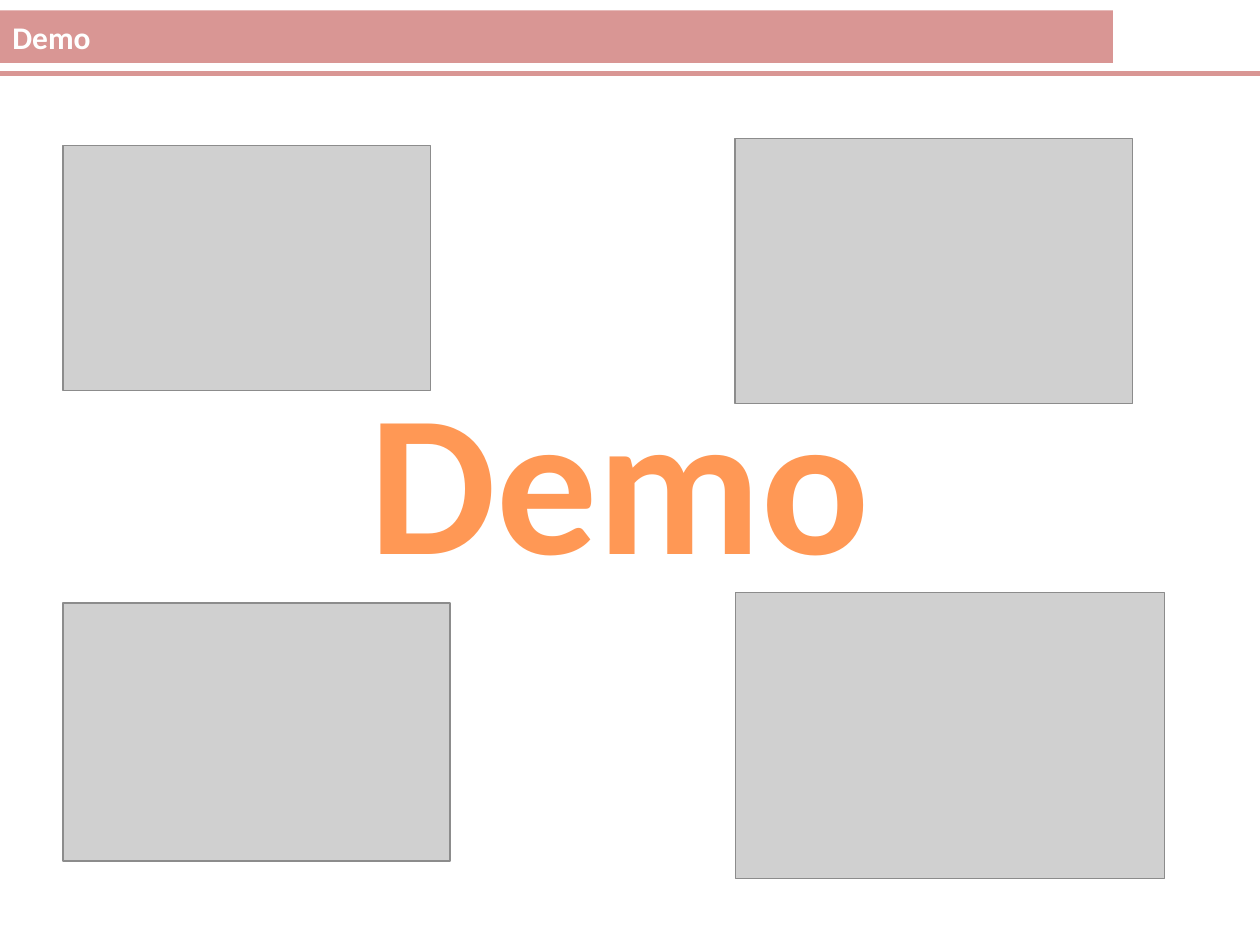
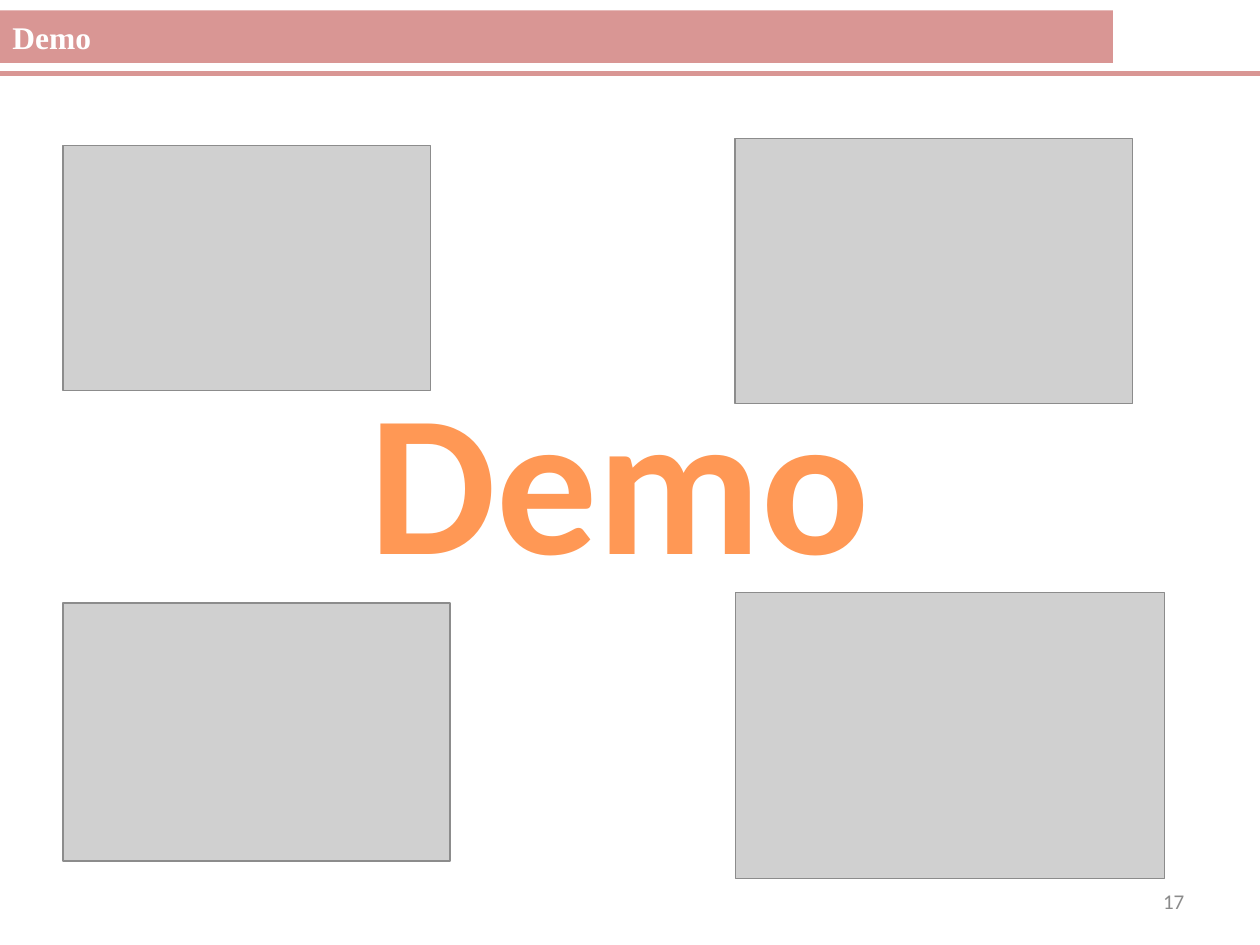
Before and after one commit to gilang07/sign-traffic-recognition, a slide deck: slide 17 of doc/LuanVan.pptx (slide 14 before the commit). Drawn at 1260x945 pixels with LibreOffice and Linux fonts; fonts in the diff are those of the drawing; grey boxes stand for pictures. Boxes give left, top, right and bottom in pixels: in the first picture for what was removed or moved away, otherwise in the second. Text is boxed around its words. In the diff, an @@ line names an element or a change of style, - is before the commit and + after.

```diff
--- a/doc/LuanVan.pptx
+++ b/doc/LuanVan.pptx
@@ rectangle "Demo" at bbox=[0, 10, 1113, 63]: font Calibri to Times New Roman @@
@@ page number added at bbox=[1163, 895, 1184, 909], 12 pt, text #8C8C8C @@
+17
```
Also in this commit, not shown: 14 other slides changed, 4 slides added, 1 other file.
